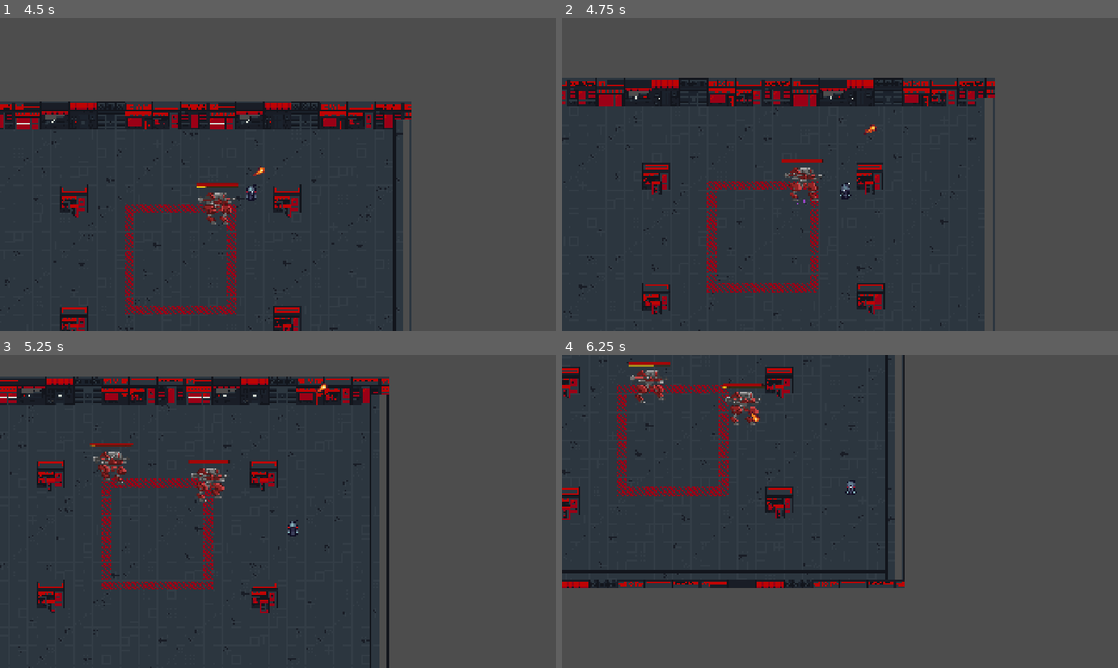
Above: before the commit, frames 1-4 (two rows, left to right).
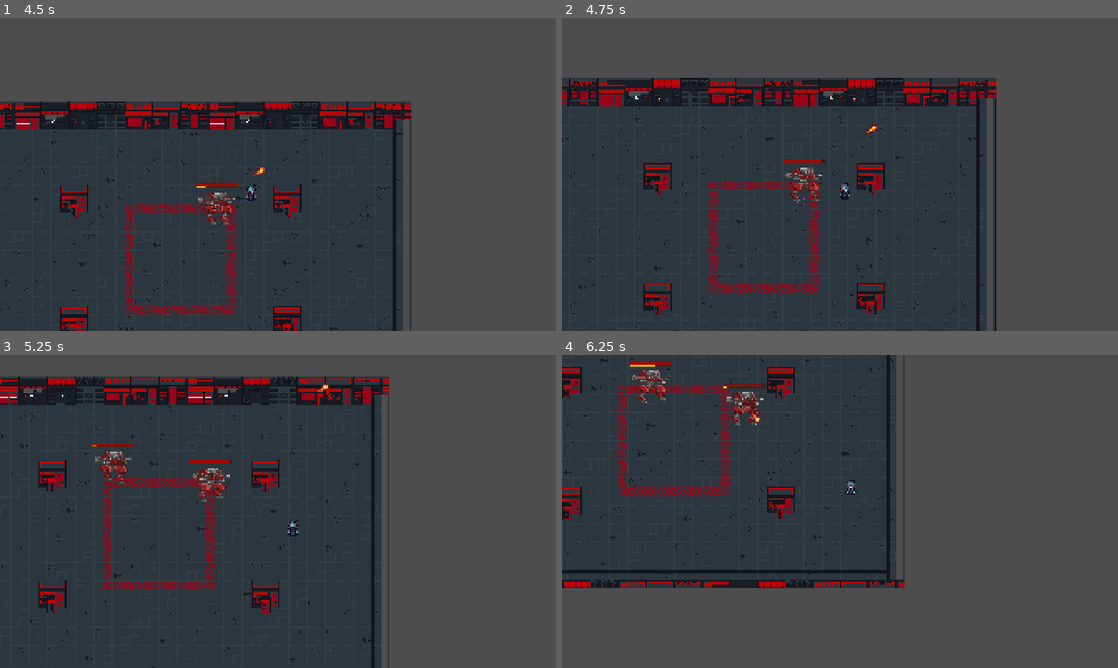
Above: after the commit, the same moments.

Repository: Oncomito/BBArsenal
Game: Godot game, scene res://scenes/levels/level_1_arena.tscn
Two runs of this game, one before a commit and one after it. Both use one fixed random seed, a clock stepped at 60 frames per second and the inputs below. This scene is started directly instead of the project's main scene.
Inputs (mouse positions are in pixels of both pictures, inside the frame that each line leads up to):
- Up to frame 1 (4.5 s): tap Enter (kb_enter) at 0.5 s; move the mouse to (400, 158) at 0.52 s; hold D (player_right) 0.53-1.28 s; hold Enter (kb_enter) 0.53-1.28 s; click (400, 158) at 0.67 s; move the mouse to (166, 190) at 1.27 s; hold S (player_down) 1.28-2.03 s; tap Space (player_dash) at 1.35, 4.35 s; move the mouse to (333, 105) at 2.02 s; hold D (player_right) 2.03-2.78 s; hold F (player_parry) 2.03-2.78 s; move the mouse to (250, 237) at 2.77 s; hold W (player_up) 2.78-3.53 s; tap C (player_shield) at 2.85 s; click (250, 237) at 2.92 s; move the mouse to (444, 221) at 3.52 s; hold Enter (kb_enter) 3.53-4.28 s; hold A (player_left) from 3.53 s (still down); move the mouse to (111, 127) at 4.27 s
- Up to frame 2 (4.75 s): keep holding A (player_left)
- Up to frame 3 (5.25 s): move the mouse to (305, 511) at 5.02 s; release A (player_left) at 5.03 s; hold S (player_down) from 5.03 s (still down); hold F (player_parry) from 5.03 s (still down); click (305, 511) at 5.17 s
- Up to frame 4 (6.25 s): move the mouse to (756, 433) at 5.77 s; release S (player_down) at 5.78 s; release F (player_parry) at 5.78 s; hold D (player_right) from 5.78 s (still down); tap C (player_shield) at 5.85 s

Frame 1 is identical in both runs. In frame 2, 4.3% of the frame differs, in the area x 0-79%, y 19-100%; in frame 3, 5.7%, in the area x 0-70%, y 6-100%; in frame 4, 4.5%.
Error in both runs: Invalid assignment of property or key 'material' with value of type 'ShaderMaterial' on a base object of type 'null instance'. (res://scenes/player/player.gd:5…

Commit message:
changing player logic and mecha collision

Diff:
--- a/scenes/enemies/mecha.tscn
+++ b/scenes/enemies/mecha.tscn
@@ -95,8 +95,8 @@
 radius = 124.0
 
 [sub_resource type="CapsuleShape2D" id="CapsuleShape2D_sgj0o"]
-radius = 90.0
-height = 232.0
+radius = 80.0
+height = 212.0
 
 [node name="Mecha" type="CharacterBody2D" unique_id=1926874390 groups=["enemy"]]
 collision_layer = 8
--- a/scenes/player/player.gd
+++ b/scenes/player/player.gd
@@ -104,7 +104,7 @@
 		if not did_bounce:
 			return
 
-		actor.energize(ceilf(actor.dash_energy_cost / 4.0))
+		actor.energize(5.0)
 		actor._bounce_lock_timer = actor.bounce_lockout
 
 		var incoming_speed := pre_collision_velocity.length()
